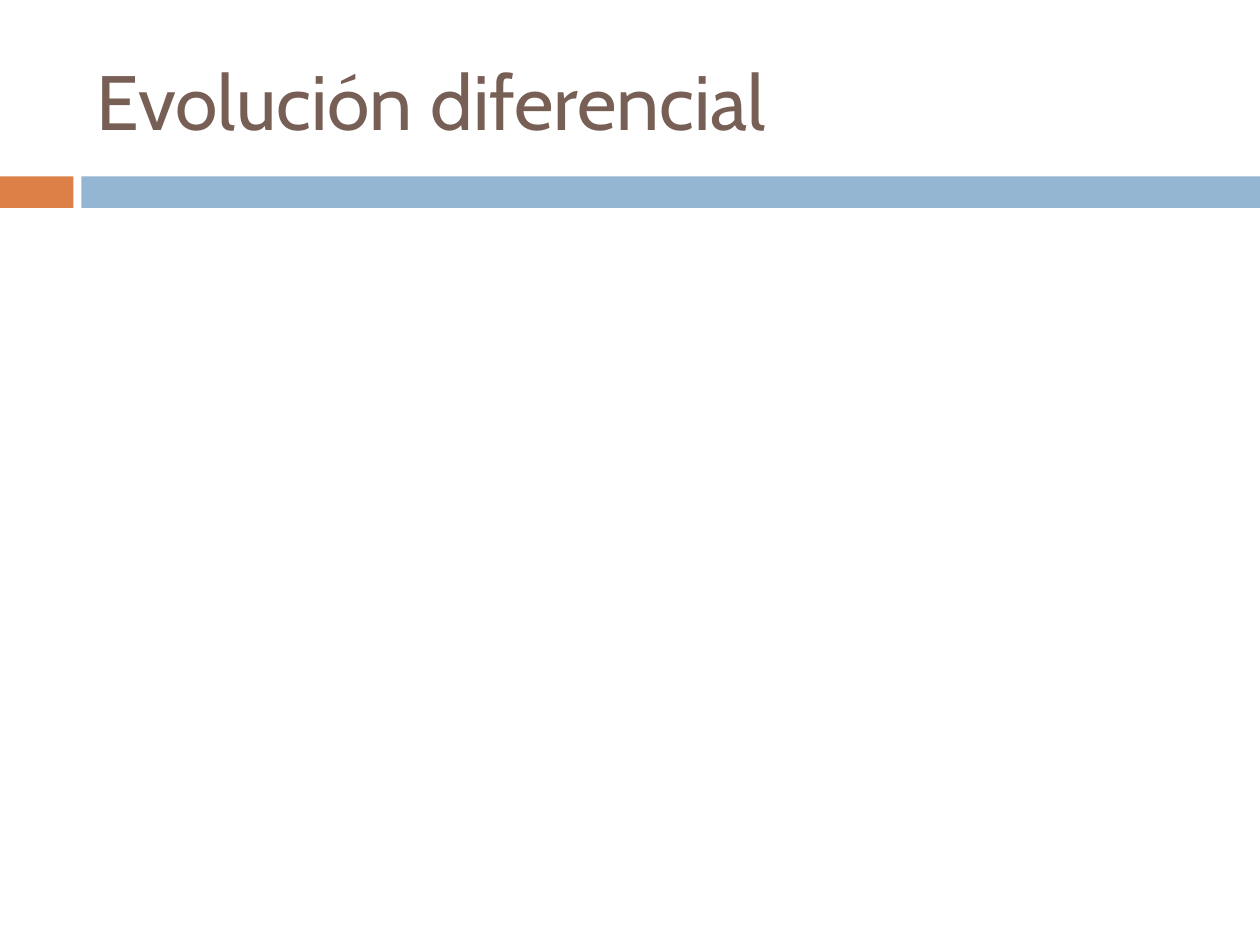
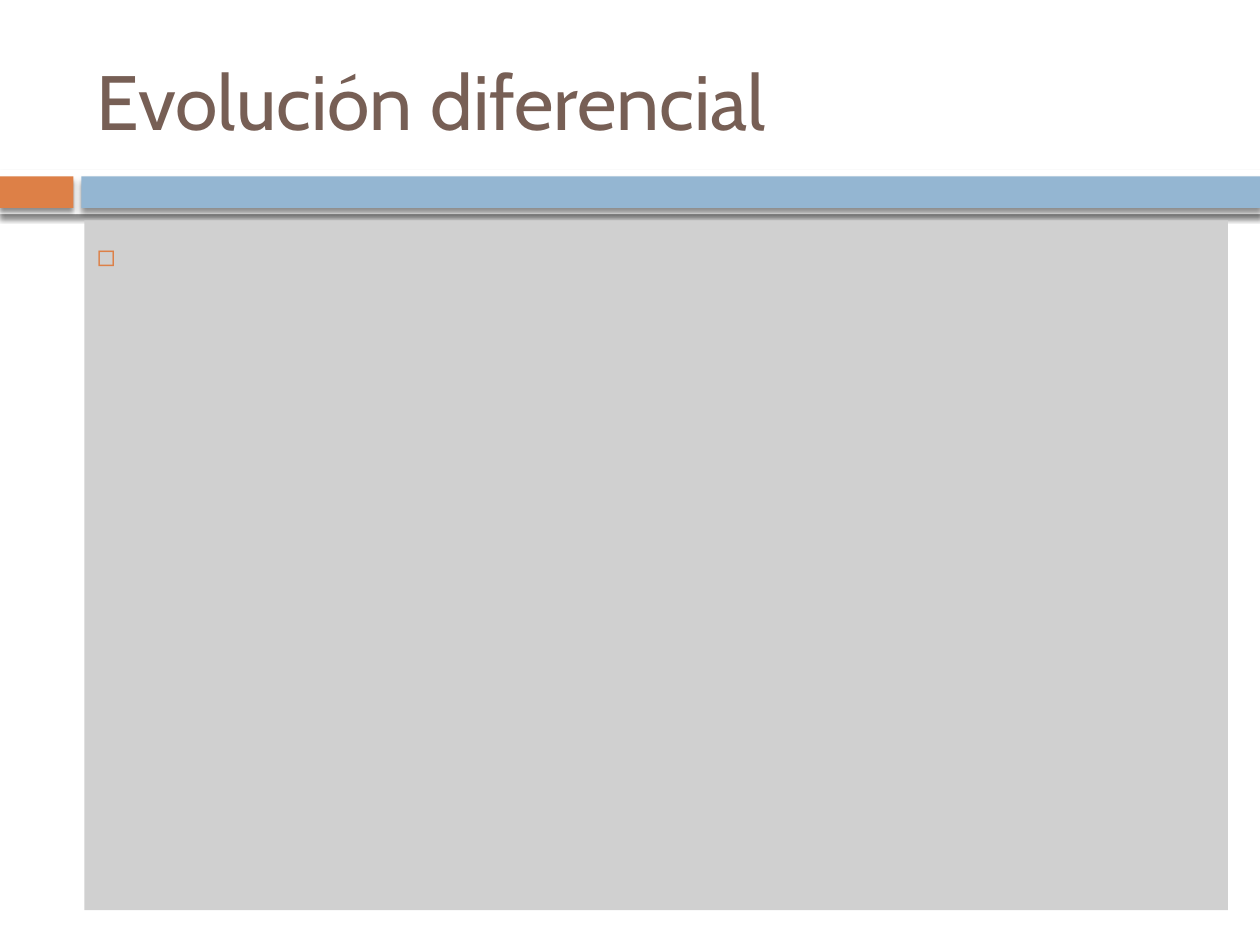
Before and after one commit to cristinaojer/TFG, a slide deck: slide 34 of doc/PSO_DE.pptx. Drawn at 1260x945 pixels with LibreOffice and Linux fonts; fonts in the diff are those of the drawing; grey boxes stand for pictures. Boxes give left, top, right and bottom in pixels: in the first picture for what was removed or moved away, otherwise in the second. Text is boxed around its words. In the diff, an @@ line names an element or a change of style, - is before the commit and + after.

```diff
--- a/doc/PSO_DE.pptx
+++ b/doc/PSO_DE.pptx
@@ rectangle at bbox=[0, 176, 73, 208]: shadow on @@
@@ rectangle added at bbox=[0, 170, 1260, 214], fill #FFFFFF @@
@@ rectangle at bbox=[82, 176, 1260, 208]: shadow on @@
@@ picture added at bbox=[84, 220, 1227, 910] @@
```
Also in this commit, not shown: 53 other slides changed, 12 slides added, 12 slides removed, 39 other files.
